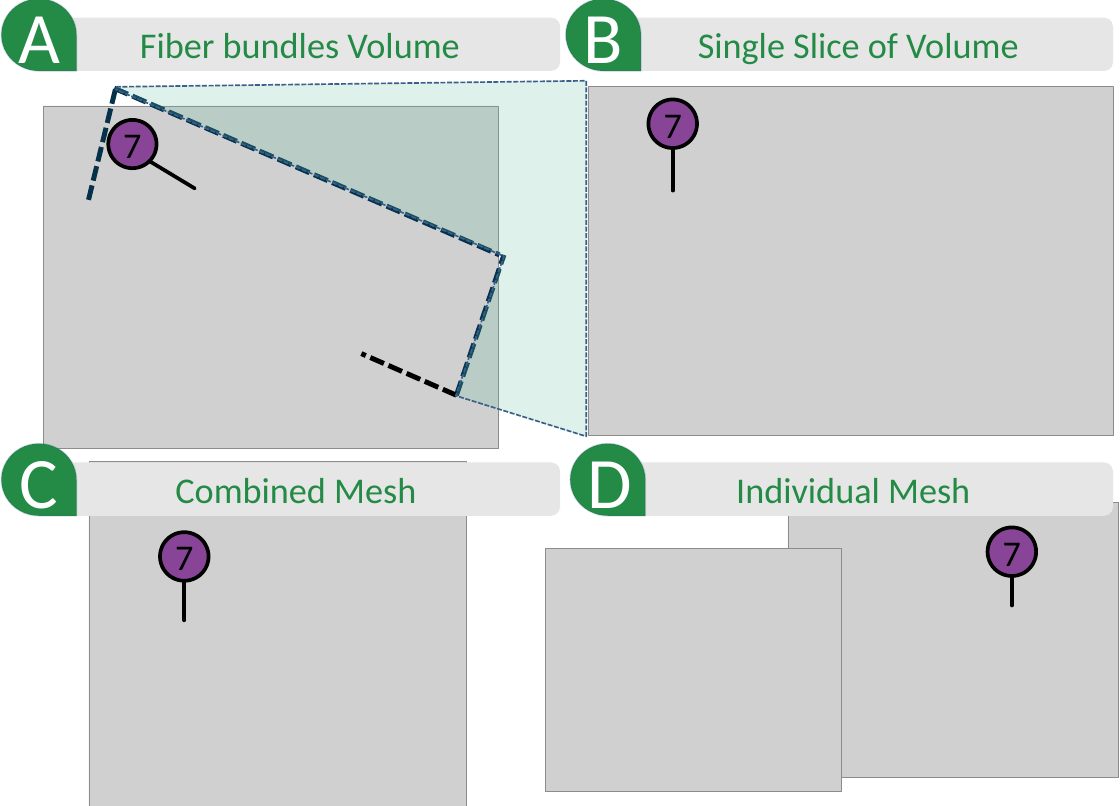
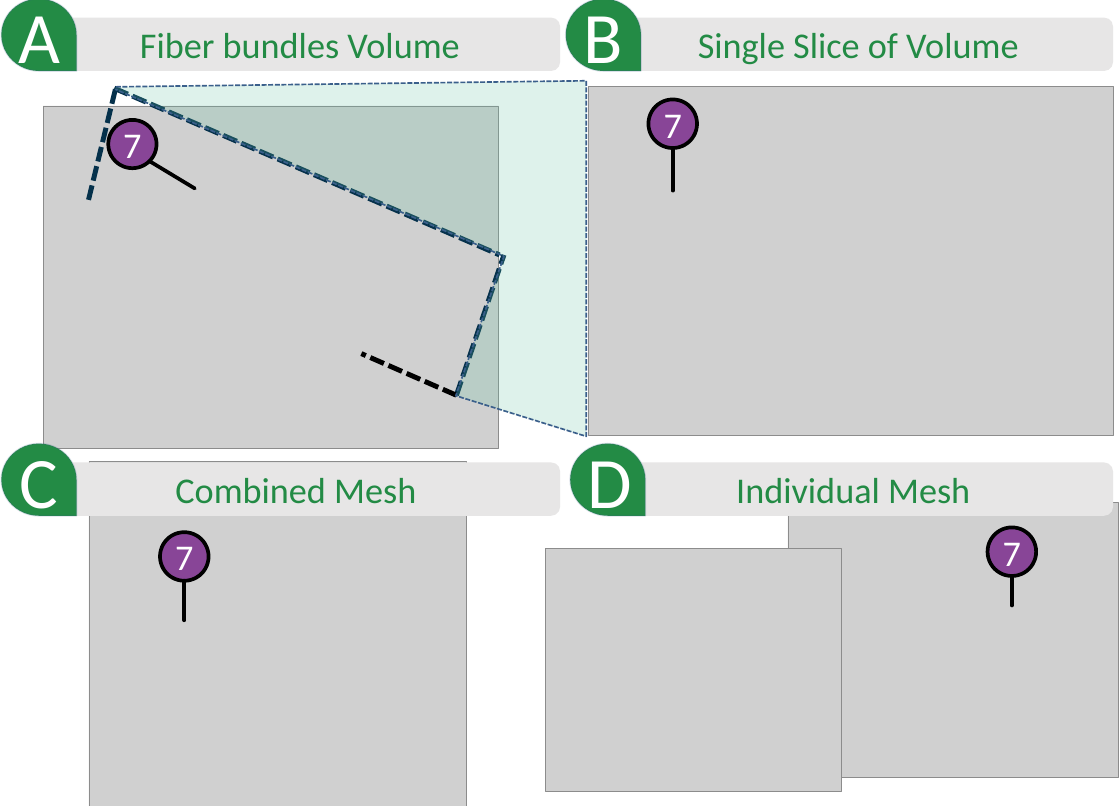
Before and after one commit to bhattaca/MetaTracts_pvis, a slide deck: slide 1 of figure8.pptx. Drawn at 1120x806 pixels with LibreOffice and Linux fonts; fonts in the diff are those of the drawing; grey boxes stand for pictures. Boxes give left, top, right and bottom in pixels: in the first picture for what was removed or moved away, otherwise in the second. Text is boxed around its words. In the diff, an @@ line names an element or a change of style, - is before the commit and + after.

```diff
--- a/figure8.pptx
+++ b/figure8.pptx
@@ text colour #000000 to #FFFFFF in 4 elements at (x1=108, y1=120, x2=157, y2=168), (x1=648, y1=100, x2=697, y2=148), (x1=987, y1=527, x2=1036, y2=576), (x1=160, y1=532, x2=209, y2=581) @@
```
Also in this commit, not shown: 7 other files.
